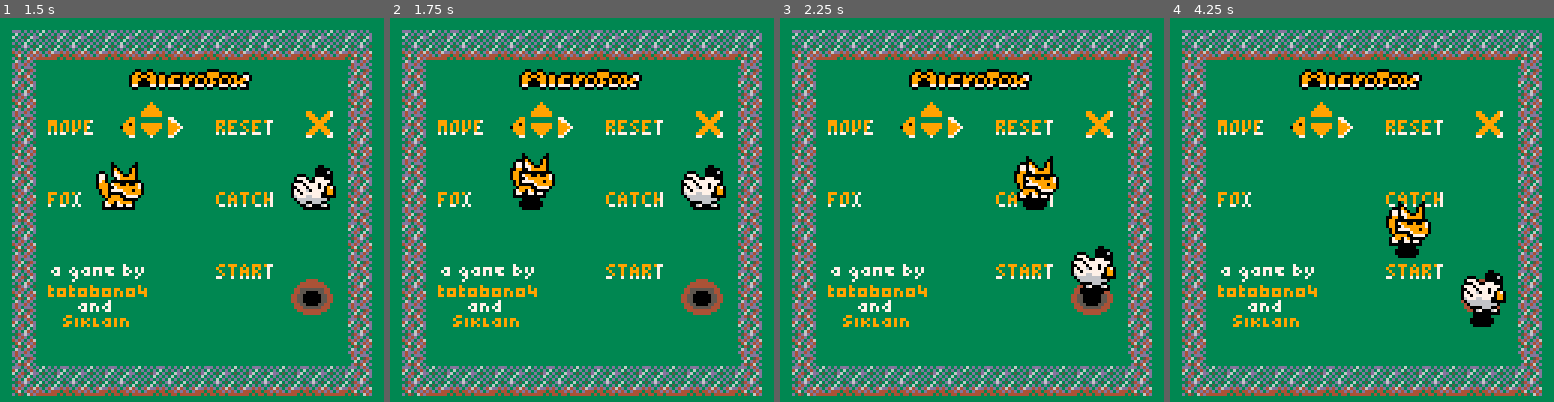
Above: before the commit, frames 1-4 (left to right).
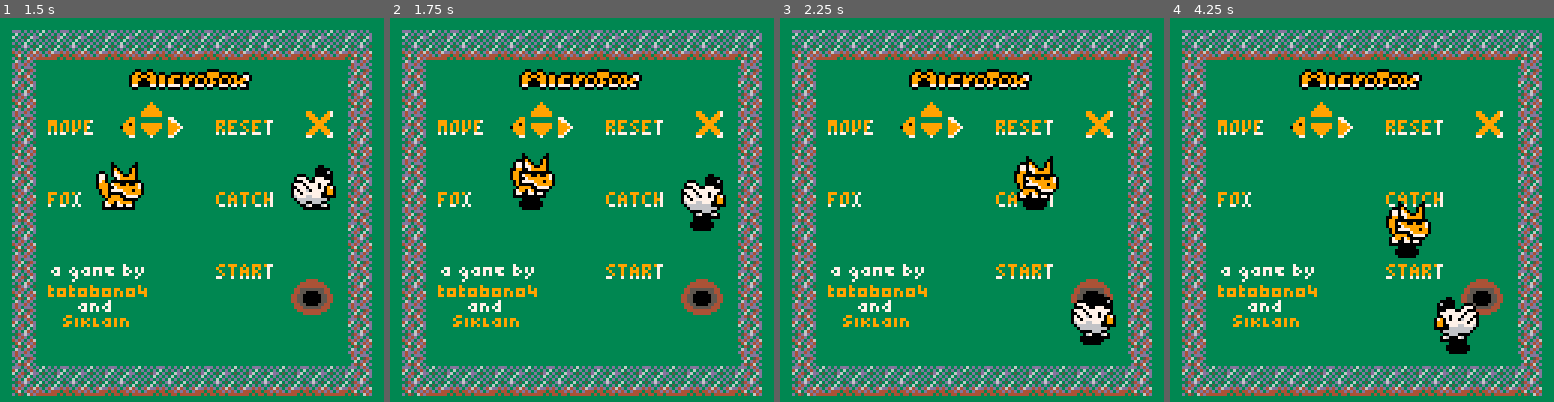
Above: after the commit, the same moments.

Repository: totobono4/microfox
Game: PICO-8 cartridge microfox.p8
The game is run twice, just before and just after one commit, with the same random seed, the same clock (stepped at 60 frames per second) and the same inputs.
Inputs:
- Up to frame 1 (1.5 s): tap X (X key) at 0.33, 1.07 s; tap O (Z key) at 0.7 s
- Up to frame 2 (1.75 s): hold Right from 1.6 s (still down); tap O (Z key) at 1.7 s
- Up to frame 3 (2.25 s): tap X (X key) at 1.85 s; release Right at 2.1 s; tap O (Z key) at 2.1 s; hold Up from 2.15 s (still down)
- Up to frame 4 (4.25 s): release Up at 2.42 s; hold Right 2.47-3.03 s; tap O (Z key) every 0.4 s from 2.5 to 4.1 s; tap X (X key) at 2.97, 4.08 s; hold Left 3.08-3.58 s; hold Down 3.63-3.97 s; hold Right from 4.02 s (still down)

Frame 1 is identical in both runs. In frame 2, 1.2% of the frame differs, in the area x 75-88%, y 38-56%; in frame 3, 2.1%; in frame 4, 2.2%, in the area x 68-88%, y 65-88%.

Commit message:
chicken fix

Diff:
--- a/microfox.p8
+++ b/microfox.p8
@@ -338,7 +338,7 @@
 gam_stp=.2
 anm_stp=16
 jmp_hgt=4
-fle_dst=2
+fle_dst=3
 
 function new_entity(dat_e)
 	return {
@@ -707,8 +707,8 @@
 			y=(fmv.y-fle_dst)%8+fle_dst,
 		})
 		add(new_fmvs,{
-			x=(fmv.x+fle_dst)%8-fle_dst,
-			y=(fmv.y-fle_dst)%8+fle_dst,
+			x=(fmv.x-fle_dst)%8+fle_dst,
+			y=(fmv.y+fle_dst)%8-fle_dst,
 		})
 	end
 	return new_fmvs
